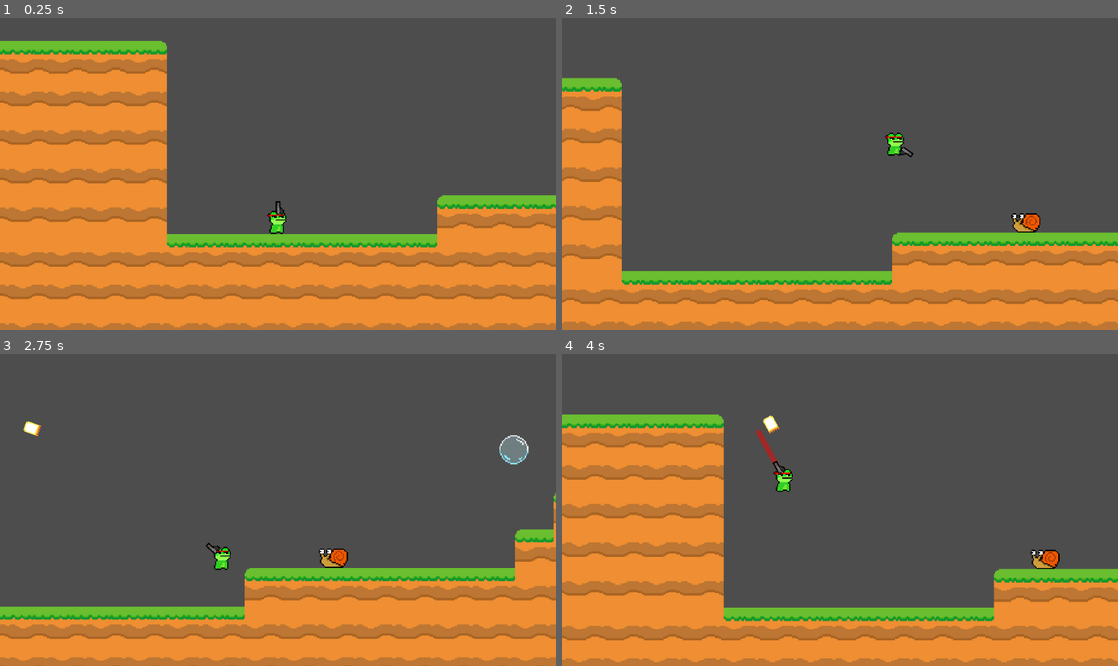
Above: before the commit, frames 1-4 (two rows, left to right).
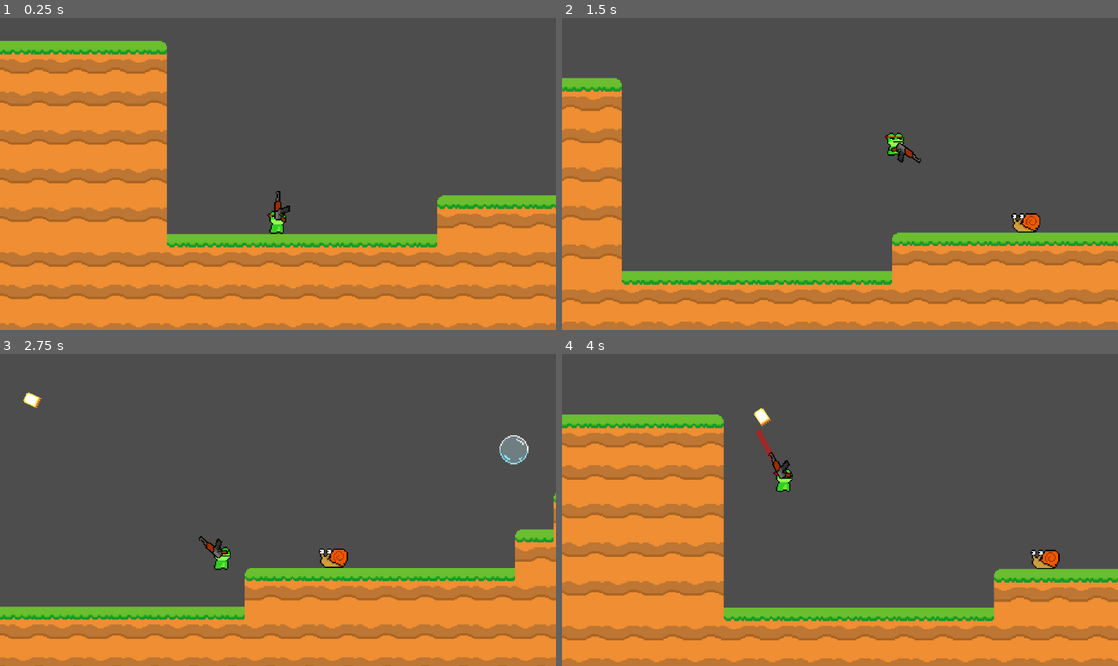
Above: after the commit, the same moments.

Repository: DylanMather2004/Gunphibian
Game: Godot game, scene res://Scenes/Levels/Level 1.tscn
Two runs of this game, one before a commit and one after it. Both use one fixed random seed, a clock stepped at 60 frames per second and the inputs below. The project has no main scene, so this scene is started directly.
Inputs (mouse positions are in pixels of both pictures, inside the frame that each line leads up to):
- Up to frame 1 (0.25 s): no input
- Up to frame 2 (1.5 s): tap Enter at 0.5 s; move the mouse to (812, 236) at 0.52 s; hold D (Right) from 0.53 s (still down); click (812, 236) at 0.6 s; tap Space (Jump) at 0.77 s; move the mouse to (1006, 220) at 1.27 s; right-click (1006, 220) at 1.35 s
- Up to frame 3 (2.75 s): tap Space (Jump) at 1.52 s; click (444, 556) at 1.55 s; move the mouse to (111, 463) at 2.02 s; release D (Right) at 2.03 s; hold A (Left) from 2.03 s (still down); click (111, 463) at 2.1 s
- Up to frame 4 (4 s): keep holding A (Left); move the mouse to (867, 510) at 2.77 s; click (867, 510) at 2.85 s; tap Space (Jump) at 3.02, 3.77 s; move the mouse to (756, 432) at 3.52 s; hold Right mouse button (Lick) from 3.53 s (still down); click (756, 432) at 3.8 s

The runs differ from the first frame. In frame 1, 0.1% of the frame differs, in the area x 49-53%, y 55-66%; in frame 2, 0.1%; in frame 3, 0.3%, in the area x 4-41%, y 12-66%; in frame 4, 0.3%.

Commit message:
Bullet Spread Implemented
-----Changelog-----
- Bullet Spread added to base weapon class
- Input function code added to seperate function to allow for easier use with derivative classes

Diff:
--- a/Scenes/Prefabs/Characters/player.tscn
+++ b/Scenes/Prefabs/Characters/player.tscn
@@ -2,9 +2,9 @@
 
 [ext_resource type="Script" path="res://Scripts/Character Scripts/Player.gd" id="1_d4tga"]
 [ext_resource type="Texture2D" uid="uid://c6gwch8tx3ay2" path="res://Art/Characters/Froggy-001.png" id="2_b3twc"]
-[ext_resource type="Script" path="res://Scripts/Weapon and Projectile Scripts/Weapon.gd" id="3_iv6jg"]
-[ext_resource type="Texture2D" uid="uid://dlwbrbm7vfdqb" path="res://Art/Weapons/pistol-001.png" id="3_nhhut"]
-[ext_resource type="PackedScene" uid="uid://oem1otp5oyxl" path="res://Scenes/Prefabs/Projectiles/bullet.tscn" id="4_wv51l"]
+[ext_resource type="PackedScene" uid="uid://cnud6im2fbex4" path="res://Scenes/Prefabs/Weapons/pistol.tscn" id="3_2yp7o"]
+[ext_resource type="PackedScene" uid="uid://1qx1trh7c31u" path="res://Scenes/Prefabs/Weapons/AK-47.tscn" id="4_mt42x"]
+[ext_resource type="PackedScene" uid="uid://bgtdas06llxap" path="res://Scenes/Prefabs/Weapons/Pump Shotgun.tscn" id="5_dendv"]
 
 [sub_resource type="RectangleShape2D" id="RectangleShape2D_v3why"]
 size = Vector2(15, 18)
@@ -95,16 +95,7 @@
 position = Vector2(-0.5, 1)
 shape = SubResource("RectangleShape2D_v3why")
 
-[node name="Pistol" type="Node2D" parent="."]
-script = ExtResource("3_iv6jg")
-bullet_pref = ExtResource("4_wv51l")
-
-[node name="Pistol-001" type="Sprite2D" parent="Pistol"]
-position = Vector2(12, 1)
-texture = ExtResource("3_nhhut")
-
-[node name="Firepoint" type="Node2D" parent="Pistol"]
-position = Vector2(17, 0)
+[node name="Pistol" parent="." instance=ExtResource("3_2yp7o")]
 
 [node name="Camera2D" type="Camera2D" parent="."]
 position = Vector2(0, -40)
@@ -122,4 +113,9 @@
 "": SubResource("AnimationLibrary_wc21y")
 }
 
+[node name="Assault Rifle" parent="." instance=ExtResource("4_mt42x")]
+equipped = true
+
+[node name="Shotgun" parent="." instance=ExtResource("5_dendv")]
+
 [connection signal="timeout" from="IFrameTimer" to="." method="_on_i_frame_timer_timeout"]
--- /dev/null
+++ b/Scenes/Prefabs/Weapons/AK-47.tscn
@@ -0,0 +1,16 @@
+[gd_scene load_steps=4 format=3 uid="uid://1qx1trh7c31u"]
+
+[ext_resource type="Script" path="res://Scripts/Weapon and Projectile Scripts/Weapon.gd" id="1_46wr8"]
+[ext_resource type="PackedScene" uid="uid://oem1otp5oyxl" path="res://Scenes/Prefabs/Projectiles/bullet.tscn" id="2_ywpo5"]
+[ext_resource type="Texture2D" uid="uid://dby3j4ho5b7uj" path="res://Art/Weapons/AK-47.png" id="3_bsp6w"]
+
+[node name="Assault Rifle" type="Node2D"]
+script = ExtResource("1_46wr8")
+bullet_pref = ExtResource("2_ywpo5")
+
+[node name="Sprite" type="Sprite2D" parent="."]
+position = Vector2(12, 3)
+texture = ExtResource("3_bsp6w")
+
+[node name="Firepoint" type="Node2D" parent="."]
+position = Vector2(26, 0)
--- /dev/null
+++ b/Scenes/Prefabs/Weapons/Pump Shotgun.tscn
@@ -0,0 +1,16 @@
+[gd_scene load_steps=4 format=3 uid="uid://bgtdas06llxap"]
+
+[ext_resource type="Script" path="res://Scripts/Weapon and Projectile Scripts/Weapon.gd" id="1_80r5y"]
+[ext_resource type="PackedScene" uid="uid://oem1otp5oyxl" path="res://Scenes/Prefabs/Projectiles/bullet.tscn" id="2_gq5xn"]
+[ext_resource type="Texture2D" uid="uid://cy5iy6vv07rdq" path="res://Art/Weapons/Pump Shotgun.png" id="3_7p6a8"]
+
+[node name="Shotgun" type="Node2D"]
+script = ExtResource("1_80r5y")
+bullet_pref = ExtResource("2_gq5xn")
+
+[node name="Sprite" type="Sprite2D" parent="."]
+position = Vector2(12, 2)
+texture = ExtResource("3_7p6a8")
+
+[node name="Firepoint" type="Node2D" parent="."]
+position = Vector2(24, 0)
--- a/Scenes/Prefabs/Weapons/pistol.tscn
+++ b/Scenes/Prefabs/Weapons/pistol.tscn
@@ -8,7 +8,7 @@
 script = ExtResource("1_3uhad")
 bullet_pref = ExtResource("2_nn0uw")
 
-[node name="Pistol-001" type="Sprite2D" parent="."]
+[node name="Sprite" type="Sprite2D" parent="."]
 position = Vector2(12, 1)
 texture = ExtResource("3_3kdvf")
 
--- /dev/null
+++ b/Scripts/Weapon and Projectile Scripts/AutomaticWeapon.gd
@@ -0,0 +1 @@
+extends Weapon
--- a/Scripts/Weapon and Projectile Scripts/Weapon.gd
+++ b/Scripts/Weapon and Projectile Scripts/Weapon.gd
@@ -1,12 +1,31 @@
+class_name Weapon
 extends Node2D
 
 @export var bullet_pref : PackedScene
+@export var damage=2
 @export var bullet_velocity:float=100
+@export var equipped = false
+var rng = RandomNumberGenerator.new()
+var can_fire
+var fire_rate = 0.2
+@export var bullet_spread = 0.1
+func _ready():
+	$Sprite.visible = equipped
 func _physics_process(delta):
-	look_at(get_global_mouse_position())
+	if equipped:
+		look_at(get_global_mouse_position())
 
 func _input(event):
-	if Input.is_action_just_pressed('shoot'):
-		var bullet_instance=bullet_pref.instantiate()
-		owner.owner.add_child(bullet_instance)
-		bullet_instance.transform=$Firepoint.global_transform
+	if equipped:
+		if Input.is_action_just_pressed('shoot'):
+			_Shoot()
+
+func _Equip():
+	equipped = not equipped
+	$Sprite.visible = equipped
+func _Shoot():
+	var bullet_instance:Node2D=bullet_pref.instantiate()
+	owner.owner.add_child(bullet_instance)
+	bullet_instance.transform=$Firepoint.global_transform
+	rng.randomize()
+	bullet_instance.rotation += rng.randf_range(-bullet_spread,bullet_spread)
